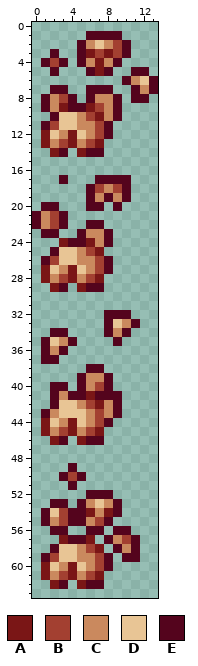
Edited in one commit: pixel-art sprite (Items/AaMaterials/UndeadEnergy.png). That is the earlier state.
The file is 28x128 pixels, drawn in blocks of 2x2; one block is one cell here. Colours within 5 levels of each other are drawn and written as one.
Palette (. is transparent): A #7a1616  B #a34031  C #ca895e  D #e8c595  E #54041d
Pixels before, first column x 0:
 1 ......EEEE....
 2 .....ECDCBE...
 3 ..E..EABABE...
 4 .EBE.ECACE....
 5 ..E...EAE..EE.
 6 ..........ECDE
 7 ..EE..EEE..ECE
 8 .ECBE.ECCE.EE.
 9 .ECAEEABCE....
10 ..EDDCBACE....
11 .EBDDCCBE.....
12 .ADCADCBE.....
13 .ACBACBA......
14 ..AE.AEE......
15 ..............
16 ..............
17 ...E...EEEE...
18 ......EBCBE...
19 ......ECECE...
20 .EE...EE.E....
21 ECBE..........
22 ECBE..EE......
23 .EE..ECCE.....
24 ...AEEACE.....
25 ..EDDCBA......
26 .EBDDCCBE.....
27 .ADCADCBE.....
28 .ACBACBA......
29 ..AE.AEE......
30 ..............
31 ..............
32 ........EEE...
33 ........EDCE..
34 ..EE....ECE...
35 .EDCE....E....
36 .ECE..........
37 .EE...........
38 ......EE......
39 .....ECCE.....
40 ..EE.ECBE.....
41 ..ECEEAEEE....
42 ..EDDCBACE....
43 .ECDDDCBCE....
44 .ADCADCBE.....
45 .ACBACBA......
46 ..AE.AEE......
47 ..............
48 ..............
49 ....E.........
50 ...EBE........
51 ....E.........
52 ......EEE.....
53 ..EE.ECDCE....
54 .EDBEEACAE....
55 .ECBEECBE.....
56 ..EE..EE.EE...
57 ...AEEA.ECBE..
58 ..EDDCBA.ECE..
59 .EBDDCCBE.EE..
60 .ADCADCBE.....
61 .ACBACBA......
62 ..AE.AEE......
The result:
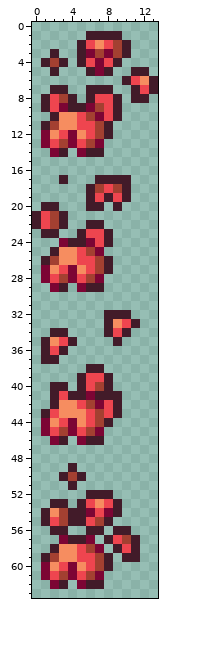
Changes in this commit:
colour A: #7a1616 -> #7c0534
colour C: #ca895e -> #ee454f
colour D: #e8c595 -> #f68d60
colour E: #54041d -> #421b29
Pixel boxes of the changes (left, top, right, bottom) in both pictures:
changed: (32, 31, 158, 589)
